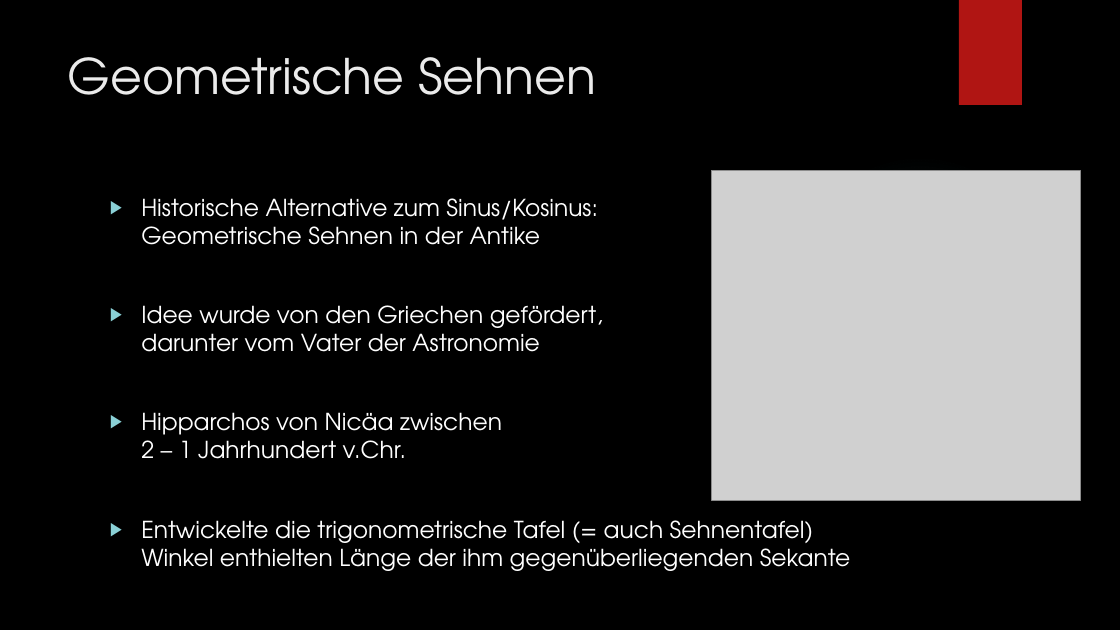
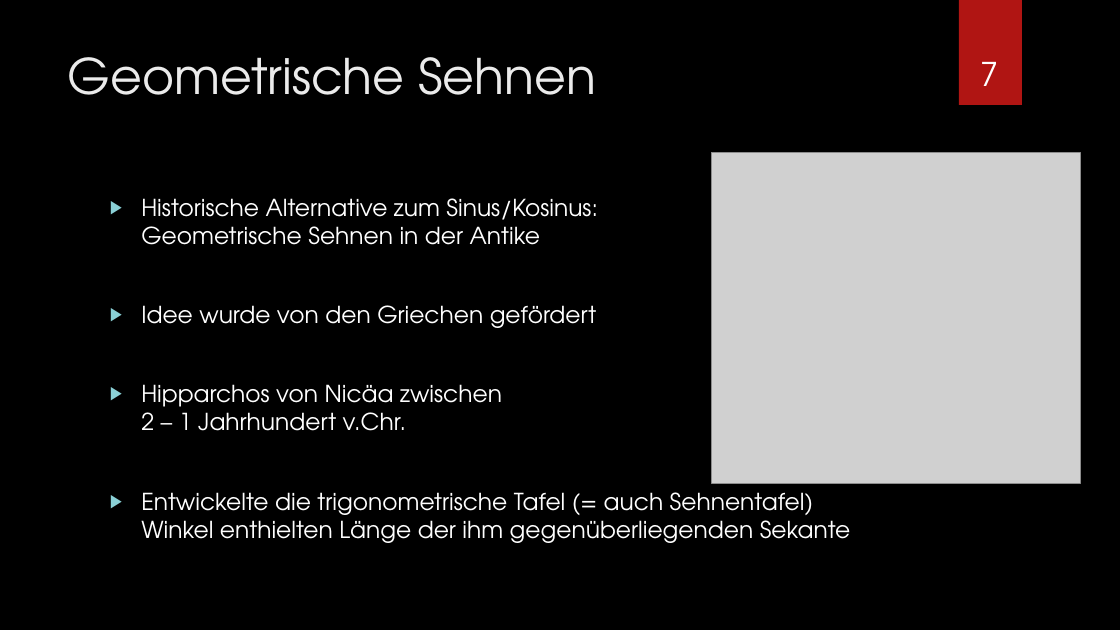
Before and after one commit to ProofTyler/hs, a slide deck: slide 7 of material/Sinus und Kosinus.pptx. Drawn at 1120x630 pixels with LibreOffice and Linux fonts; fonts in the diff are those of the drawing; grey boxes stand for pictures; background and template pictures are left out. Boxes give left, top, right and bottom in pixels: in the first picture for what was removed or moved away, otherwise in the second. Text is boxed around its words. In the diff, an @@ line names an element or a change of style, - is before the commit and + after.

```diff
--- a/material/Sinus und Kosinus.pptx
+++ b/material/Sinus und Kosinus.pptx
@@ page number added at (x1=980, y1=62, x2=998, y2=86), 28 pt, text #FFFFFF @@
+7
@@ picture moved from (x1=712, y1=171, x2=1081, y2=501) to (x1=712, y1=153, x2=1081, y2=483) @@
@@ text at (x1=141, y1=305, x2=597, y2=328): text changed @@
-▶ Idee wurde von den Griechen gefördert,
-  darunter vom Vater der Astronomie
+▶ Idee wurde von den Griechen gefördert
```
Also in this commit, not shown: 12 other slides changed, 7 slides added.
